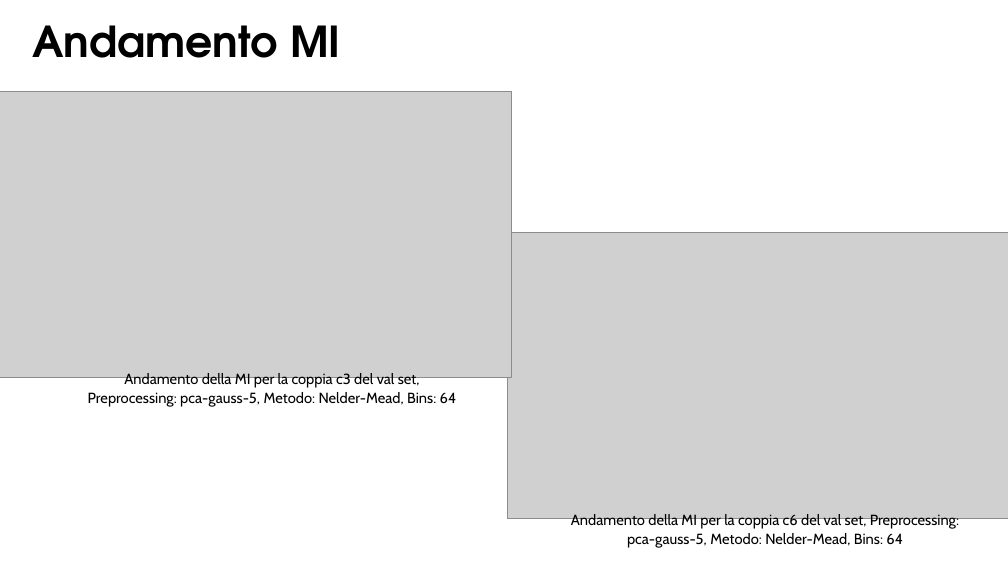
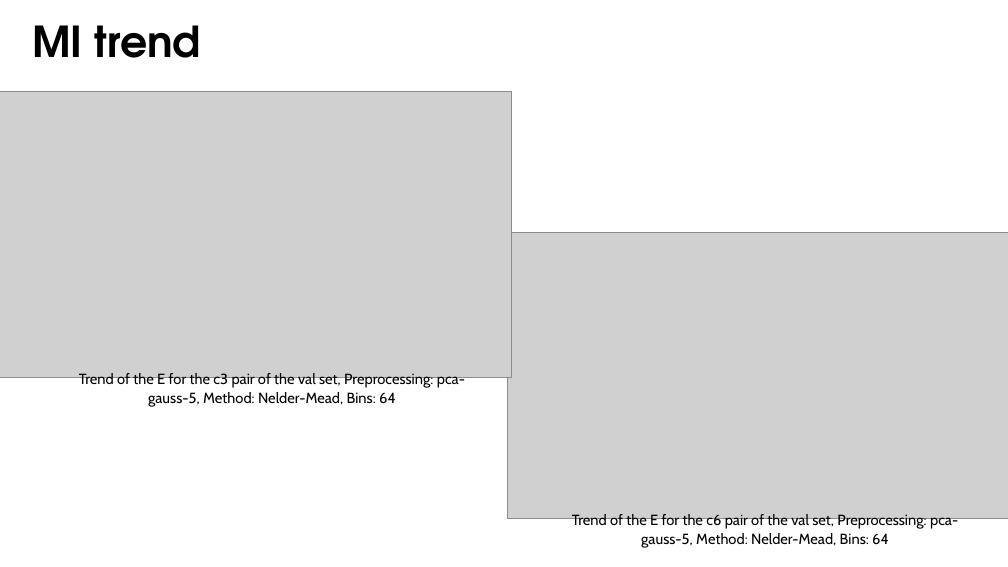
Before and after one commit to Gabro29/vision-course, a slide deck: slide 9 of First Assignment/Assignment_1.pptx. Drawn at 1008x567 pixels with LibreOffice and Linux fonts; fonts in the diff are those of the drawing; grey boxes stand for pictures. Boxes give left, top, right and bottom in pixels: in the first picture for what was removed or moved away, otherwise in the second. Text is boxed around its words. In the diff, an @@ line names an element or a change of style, - is before the commit and + after.

```diff
--- a/First Assignment/Assignment_1.pptx
+++ b/First Assignment/Assignment_1.pptx
@@ text at (x1=32, y1=25, x2=201, y2=58): text changed @@
-Andamento MI
+MI trend
@@ text at (x1=79, y1=373, x2=465, y2=407): text changed @@
-Andamento della MI per la coppia c3 del val set, Preprocessing: pca-gauss-5, Metodo: Nelder-Mead, Bins: 64
+Trend of the E for the c3 pair of the val set, Preprocessing: pca-gauss-5, Method: Nelder-Mead, Bins: 64
@@ text at (x1=572, y1=514, x2=958, y2=548): text changed @@
-Andamento della MI per la coppia c6 del val set, Preprocessing: pca-gauss-5, Metodo: Nelder-Mead, Bins: 64
+Trend of the E for the c6 pair of the val set, Preprocessing: pca-gauss-5, Method: Nelder-Mead, Bins: 64
```
Also in this commit, not shown: 9 other slides changed, 1 slide added, 1 slide removed, 1 other file.
